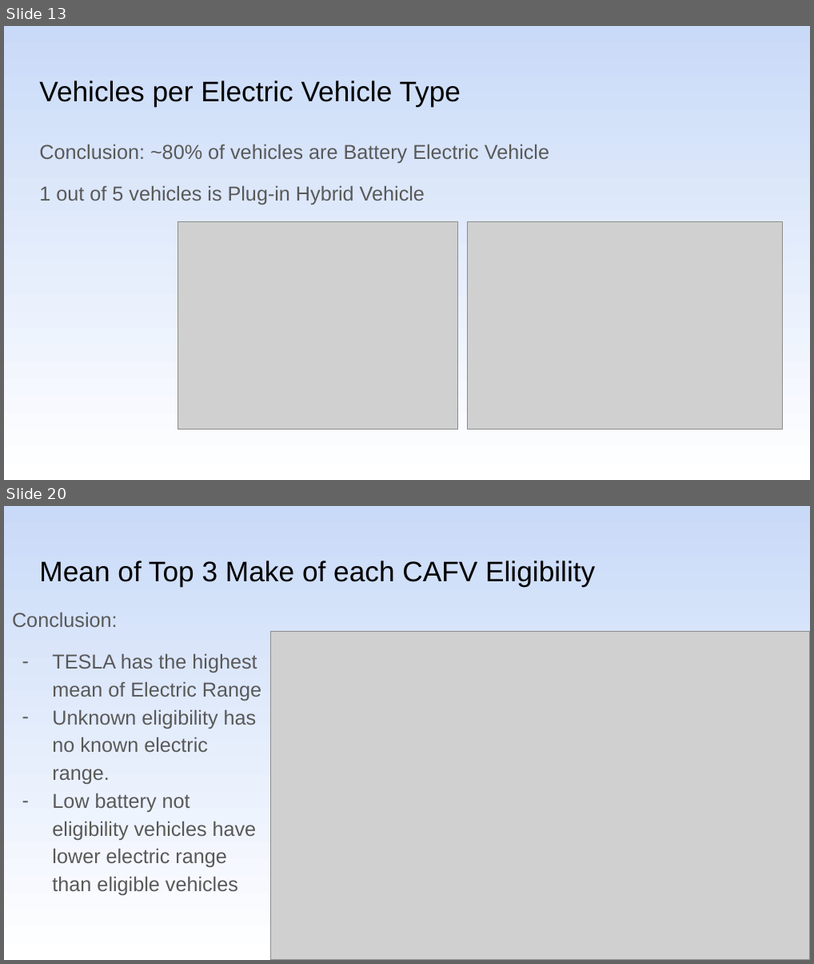
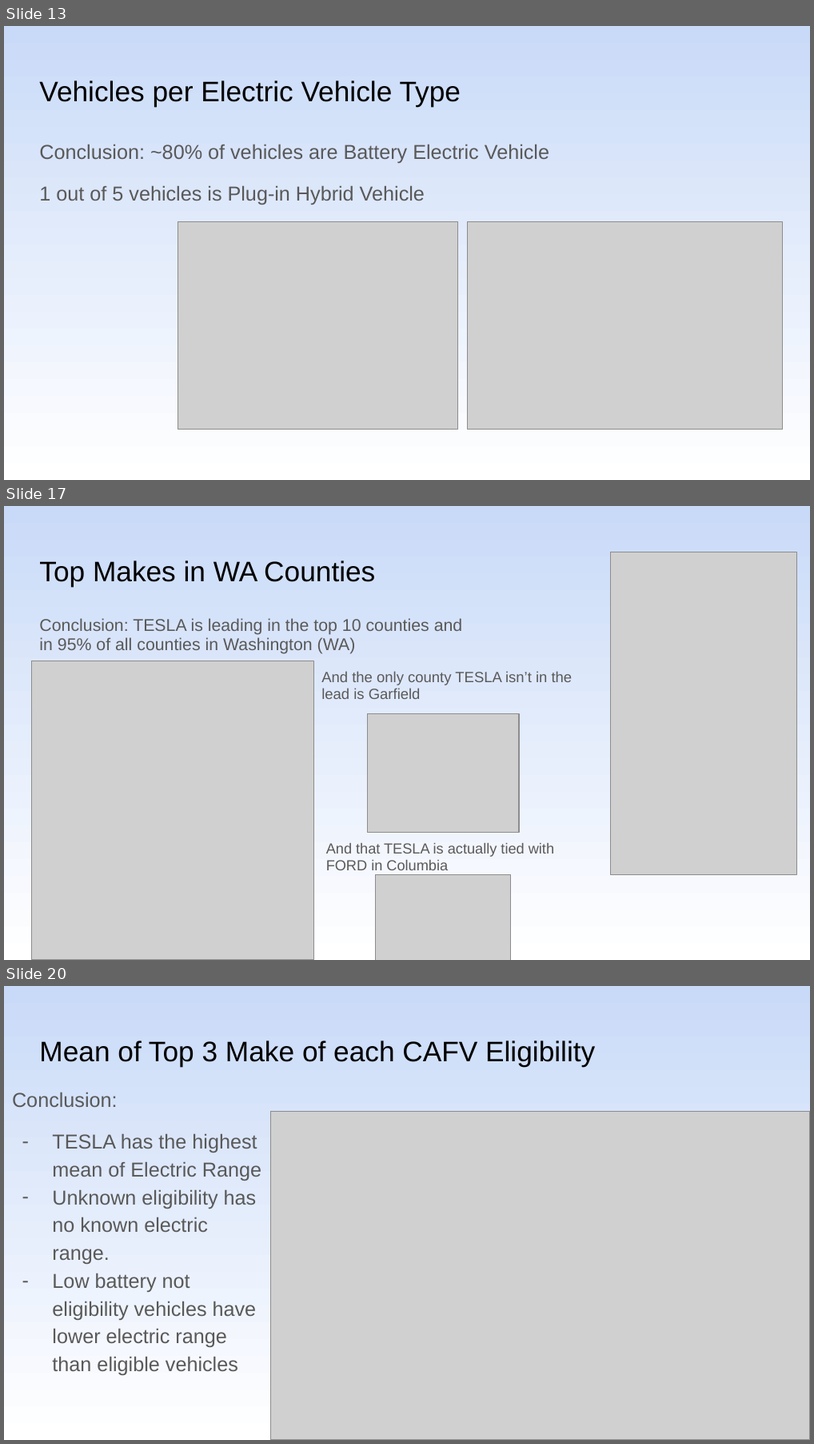
Before and after one commit to shachar700/DataAnalysis_ElectricVehicles, a slide deck: DataAnalysis_ElectricVehicles.pptx. Shown one above the other, each under a label of ours: slides 13 and 20 before the commit, slides 13, 17 and 20 after it; the slides between them are not shown. The pictures are 814x964 and 814x1444 pixels, drawn with LibreOffice and Linux fonts; fonts in the diff are those of the drawing; grey boxes stand for pictures. Boxes give left, top, right and bottom in pixels: in the first picture for what was removed or moved away, otherwise in the second. Text is boxed around its words. In the diff, an @@ line names an element or a change of style, - is before the commit and + after.

```diff
--- a/DataAnalysis_ElectricVehicles.pptx
+++ b/DataAnalysis_ElectricVehicles.pptx
@@ slide 17 added at [4,506,810,960], background gradient #C9DAF8 to #FFFFFF @@
@@ picture added at [611,552,798,874] @@
@@ title added at [39,560,375,586], 25.2 pt, text #000000 @@
+Top Makes in WA Counties
@@ text added at [39,618,463,654], 15.2 pt, text #595959 @@
+Conclusion: TESLA is leading in the top 10 counties and in 95% of all counties in Washington (WA)
@@ picture added at [31,661,314,960] @@
@@ text added at [322,671,573,699], 13.2 pt, text #595959 @@
+And the only county TESLA isn’t in the lead is Garfield
@@ picture added at [368,713,519,832] @@
@@ text added at [326,843,554,870], 13 pt, text #595959 @@
+And that TESLA is actually tied with FORD in Columbia
@@ picture added at [376,875,510,960] @@
```
Also in this commit, not shown: 13 slides changed, 1 slide removed, 3 other files.
